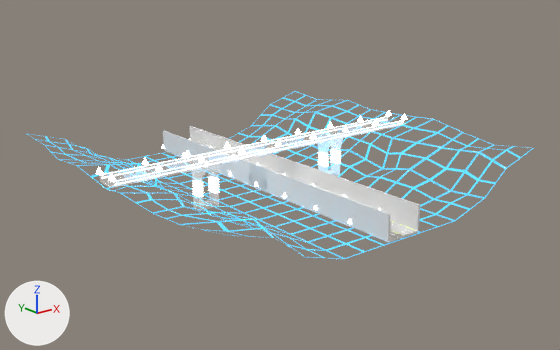
What one commit did to the FBX model Assets/FBX/Environment/Roads/RoadLevel2_var2.fbx.
One viewpoint serves both versions: a 50 mm camera at (-512.0, -656.0, 270.0) aimed at (6.0, -8.0, 11.0). The lights are fixed; the arrows at lower left show +X, +Y and +Z. Objects named as collision shapes, trigger or cutter boxes, shadow casters or lower levels of detail are left out. Where no turn or scale is listed for an object, it has been applied to the vertices.

Names of what the first picture shows: 'RoadLevel2_cldr', 'RoadLevel2_cldr_walls', 'RoadLevel2_var2_GR', 'RoadLevel2_var2_LOD0'.
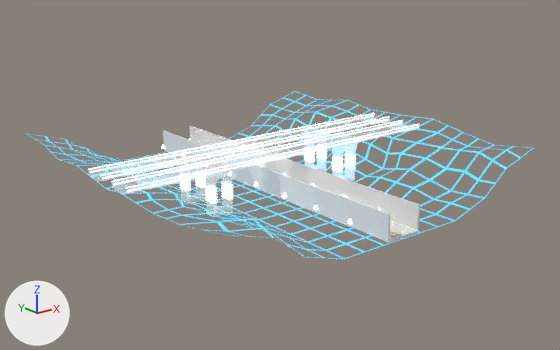
What differs and where, as boxes [x1, y1, x2, y2] in the pictures (560 x 350 px):
'RoadLevel2_var2_GR', reshaped (30% narrower, 24% shorter)
    before: [96, 110, 407, 224]
    after: [162, 138, 380, 224]
part 1 of me_plane_010, rebuilt
    before: [101, 119, 403, 186]
    after: [90, 115, 389, 179]
part 2 of me_plane_010, rebuilt
    before: [102, 116, 389, 175]
    after: [100, 116, 390, 176]
part 3 of me_plane_010, deleted
    before: [112, 128, 369, 197]
part 4 of me_plane_010, built on
    before: [113, 120, 417, 236]
    after: [88, 113, 419, 204]
part 5 of me_plane_006, deleted
    before: [96, 110, 407, 182]

The change, as a diff of the scene's bpy script:
```diff
--- a/Assets/FBX/Environment/Roads/RoadLevel2_var2.fbx.py
+++ b/Assets/FBX/Environment/Roads/RoadLevel2_var2.fbx.py
@@ me_plane_010 @@
 # used by ob_roadlevel2_var2_lod0; location = (0.0, 0.0, 0.0)
-me_plane_010.from_pydata(...)  # 3752 vertices, 2760 faces; spans x -213.0..213.0, y -200.0..200.0, z -8.0..54.0
+me_plane_010.from_pydata(...)  # 3435 vertices, 2252 faces; spans x -213.0..213.0, y -200.0..200.0, z -8.0..53.0
+# me_plane_010 part 1: the loose piece of 371 vertices spanning x -200.0..200.0, y -14.0..14.0, z -8.0..45.0 is rebuilt with 210 vertices and now spans x -200.0..200.0, y 11.0..39.0, z -8.0..45.0
+# me_plane_010 part 2: the loose piece of 170 vertices spanning x -200.0..200.0, y 13.0, z 46.0..47.0 is rebuilt with 55 vertices and now spans x -200.0..200.0, y 12.0, z 46.0..47.0
+# me_plane_010 part 3: 94 loose pieces with 932 vertices, spanning x -200.0..200.0, y -15.0..15.0, z 7.0..54.0, are deleted
+# me_plane_010 part 4: 12 vertices moved within x -20.0..20.0, y -200.0..200.0, z 1.0; 678 vertices removed from x -200.0..200.0, y -200.0..200.0, z -2.0..47.0; 1569 vertices added at x -200.0..200.0, y -150.0..200.0, z -8.0..47.0
 me_plane_010.materials.append(mat_retrouniversal)
@@ me_plane_006 @@
 # used by ob_roadlevel2_var2_gr; location = (0.0, 0.0, 0.0)
-me_plane_006.from_pydata(...)  # 272 vertices, 204 faces; spans x -202.0..202.0, y -152.0..202.0, z 2.0..54.0
+me_plane_006.from_pydata(...)  # 128 vertices, 96 faces; spans x -23.0..23.0, y -152.0..202.0, z 2.0..9.0
+# me_plane_006 part 5: 18 loose pieces with 144 vertices, spanning x -202.0..202.0, y -17.0..17.0, z 47.0..54.0, are deleted
 me_plane_006.materials.append(mat_retrogodray)
```
